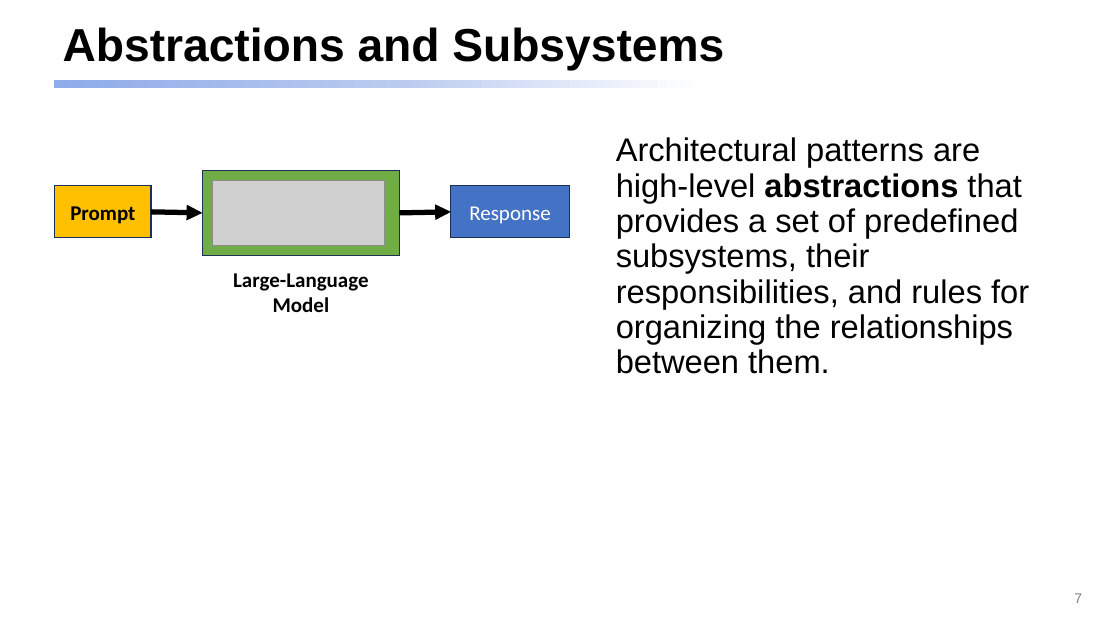
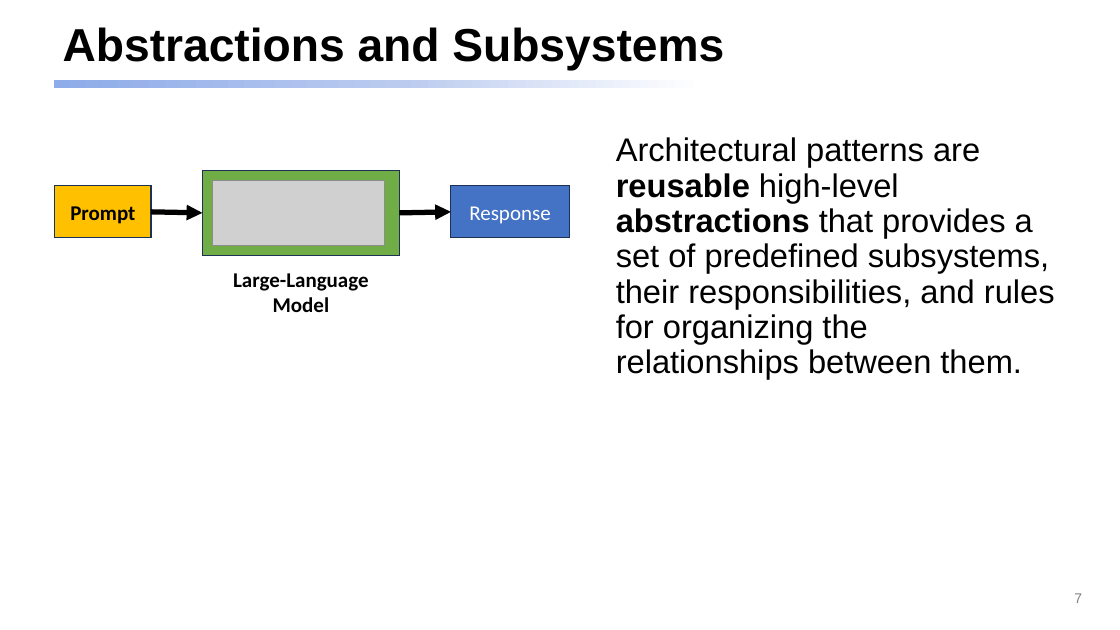
Before and after one commit to dmccreary/genai-arch-patterns, a slide deck: slide 7 of slides/MACC-Names.pptx. Drawn at 1120x630 pixels with LibreOffice and Linux fonts; fonts in the diff are those of the drawing; grey boxes stand for pictures. Boxes give left, top, right and bottom in pixels: in the first picture for what was removed or moved away, otherwise in the second. Text is boxed around its words. In the diff, an @@ line names an element or a change of style, - is before the commit and + after.

```diff
--- a/slides/MACC-Names.pptx
+++ b/slides/MACC-Names.pptx
@@ text at [616, 137, 1055, 379]: text changed @@
-Architectural patterns are high-level abstractions that provides a set of predefined subsystems, their responsibilities, and rules for organizing the relationships between them.
+Architectural patterns are reusable high-level abstractions that provides a set of predefined subsystems, their responsibilities, and rules for organizing the relationships between them.
```
Also in this commit, not shown: 1 other slide changed.
